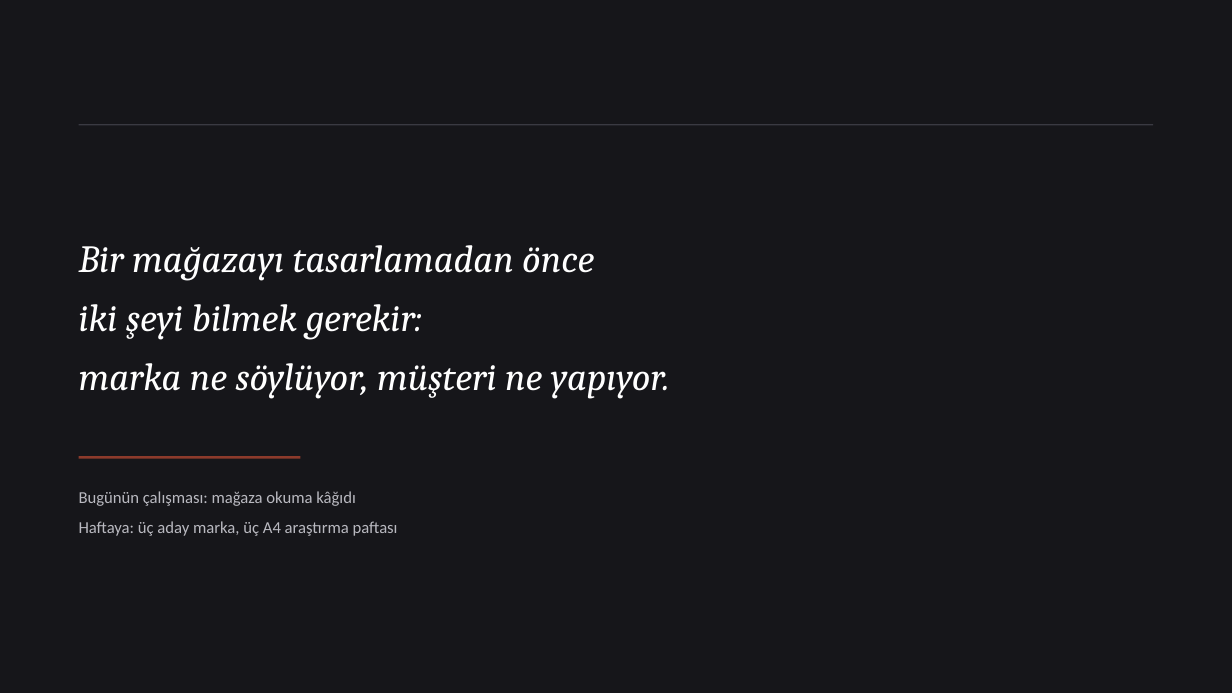
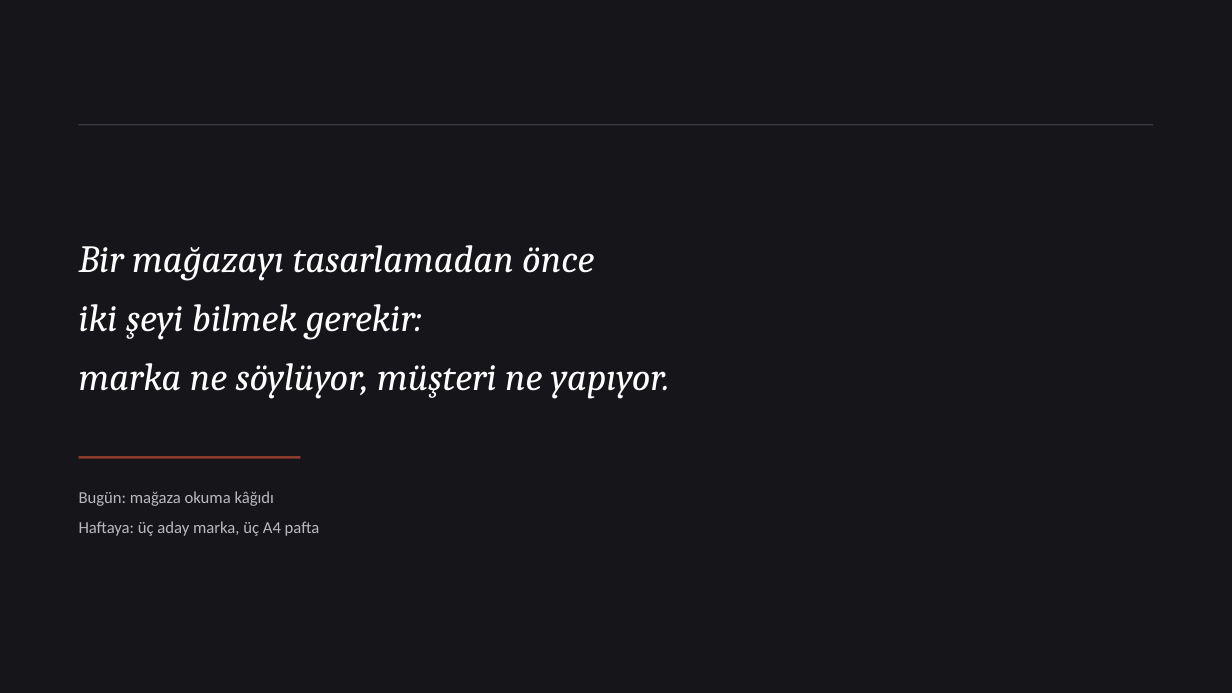
Before and after one commit to bunal91/sanat-ve-mekan, a slide deck: slide 39 of magaza-tasarimi-dersi/Gun1-Marka-Anahtari-ve-Musteri-Deneyimi.pptx (slide 49 before the commit). Drawn at 1232x693 pixels with LibreOffice and Linux fonts; fonts in the diff are those of the drawing. Boxes give left, top, right and bottom in pixels: in the first picture for what was removed or moved away, otherwise in the second. Text is boxed around its words. In the diff, an @@ line names an element or a change of style, - is before the commit and + after.

```diff
--- a/magaza-tasarimi-dersi/Gun1-Marka-Anahtari-ve-Musteri-Deneyimi.pptx
+++ b/magaza-tasarimi-dersi/Gun1-Marka-Anahtari-ve-Musteri-Deneyimi.pptx
@@ text at [79,491,274,506]: text changed @@
-Bugünün çalışması: mağaza okuma kâğıdı
+Bugün: mağaza okuma kâğıdı
@@ text at [79,521,320,536]: text changed @@
-Haftaya: üç aday marka, üç A4 araştırma paftası
+Haftaya: üç aday marka, üç A4 pafta
```
Also in this commit, not shown: 26 other slides changed, 10 slides added, 20 slides removed, 1 other file.
